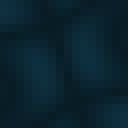
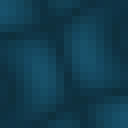
Layer changes from the first 128×128 image to the second:
pixels changed over [0, 0, 128, 128] (layer not identified)
